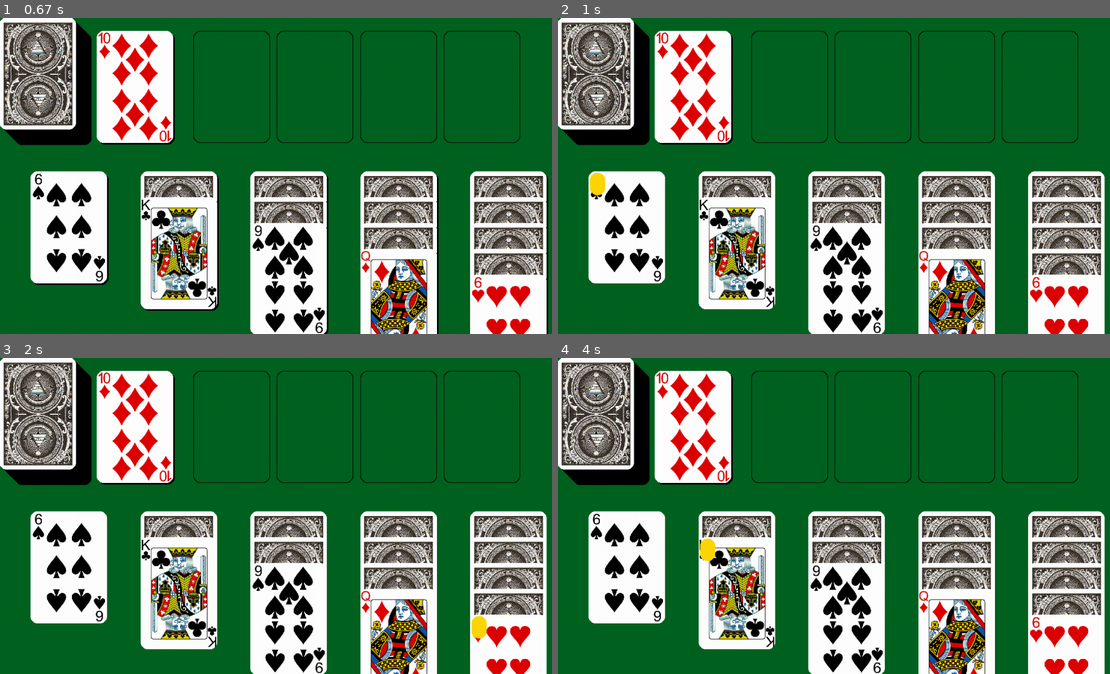
Above: before the commit, frames 1-4 (two rows, left to right).
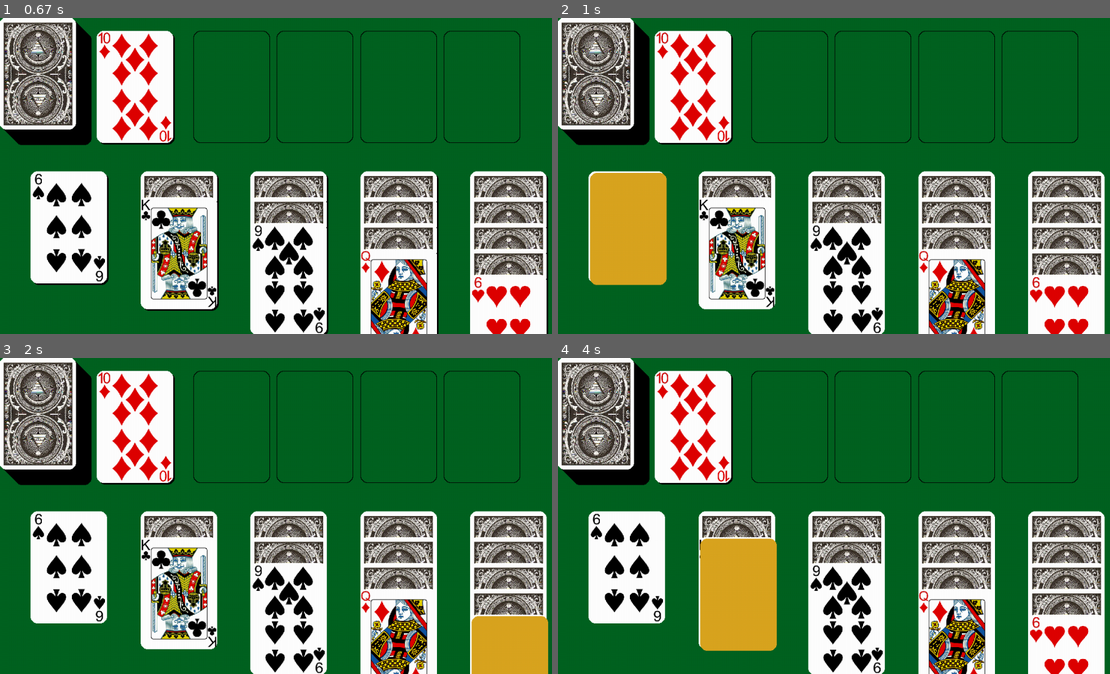
Above: after the commit, the same moments.

Repository: unluckycord/NewPygame
Game: pygame game, started from Main.py
Same seed, same stepped clock (60 frames per second), same inputs: the game is played once before the commit and once after it.
Inputs (mouse positions are in pixels of both pictures, inside the frame that each line leads up to):
- Up to frame 1 (0.67 s): no input
- Up to frame 2 (1 s): click (662, 251) at 0.88 s
- Up to frame 3 (2 s): click (485, 626) at 1.22 s; click (77, 506) at 1.55 s; click (491, 636) at 1.88 s
- Up to frame 4 (4 s): click (657, 547) at 3.05 s; click (707, 569) at 3.95 s

Frame 1 is identical in both runs. In frame 2, 4.9% of the frame differs, in the area x 5-20%, y 49-85%; in frame 3, 2.5%; in frame 4, 4.9%.

Commit message:
no clue how to fix render order issue

Diff:
--- a/Assets.py
+++ b/Assets.py
@@ -3,7 +3,7 @@
 GREEN = (0,99,33)
 WHITE = (255,255,255)
 BLACK = (0,0,0)
-GOLD = (255, 215, 0)
+GOLD = (218, 165, 32)
 
 WIDTH, HEIGHT = 1200,800
 #WIDTH, HEIGHT = 1800, 1080
--- a/PaintGame.py
+++ b/PaintGame.py
@@ -27,7 +27,7 @@
     for i in range(len(ListOfCards.tableauObj)):
         for f in range(len(ListOfCards.tableauObj[i])):
             if(grabCheck):
-                pygame.draw.rect(Assets.WIN, Assets.GOLD, (currentCardTableau.cardlocationx+(4*Assets.scalingVal),currentCardTableau.cardlocationy+(4*Assets.scalingVal), Assets.CARDWIDTH*0.2,Assets.CARDHEIGHT*0.2),width=0, border_radius=13)
+                pygame.draw.rect(Assets.WIN, Assets.GOLD, (currentCardTableau.cardlocationx+(4*Assets.scalingVal),currentCardTableau.cardlocationy+(4*Assets.scalingVal), Assets.CARDWIDTH,Assets.CARDHEIGHT),width=0, border_radius=13)
             else:
                 #shadow
                 pygame.draw.rect(Assets.WIN, Assets.BLACK, (ListOfCards.tableauObj[i][f].cardlocationx+(4*Assets.scalingVal),ListOfCards.tableauObj[i][f].cardlocationy+(4*Assets.scalingVal), Assets.CARDWIDTH,Assets.CARDHEIGHT),width=0, border_radius=13)
